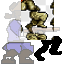
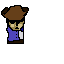
Comparing the layer stacks of the two (64, 64) images. Changes:
hid "Layer 6" over [9, 19, 60, 38]
removed layer "Layer 10" over [21, 0, 54, 40]
hid "Layer 2" over [1, 42, 34, 64]
hid "Layer 9" over [34, 36, 62, 61]
added layer "Layer 5 copy" above "Layer 4 copy" over [1, 5, 29, 31]
"Layer 4": opacity 20% → 100%, painted on it over [6, 19, 27, 44]
hid "Layer 5", opacity 20% → 100% over [4, 0, 37, 27]
